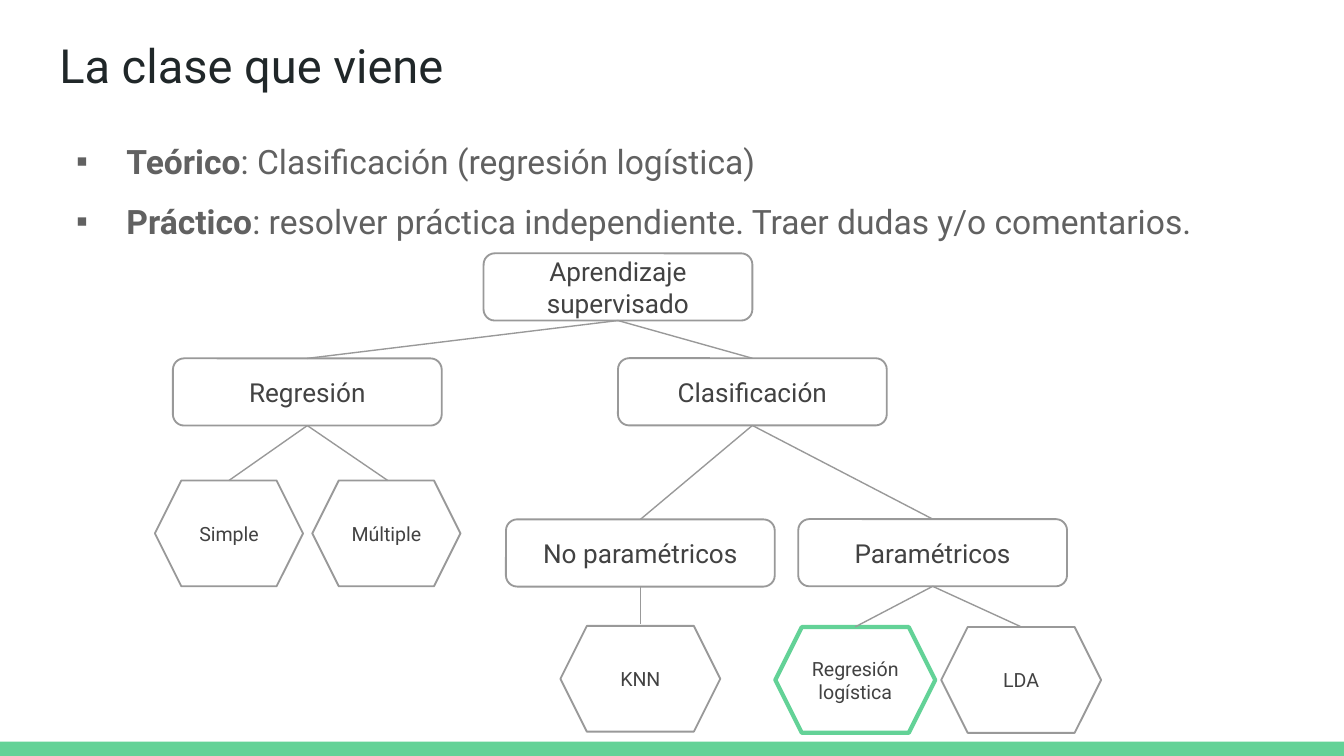
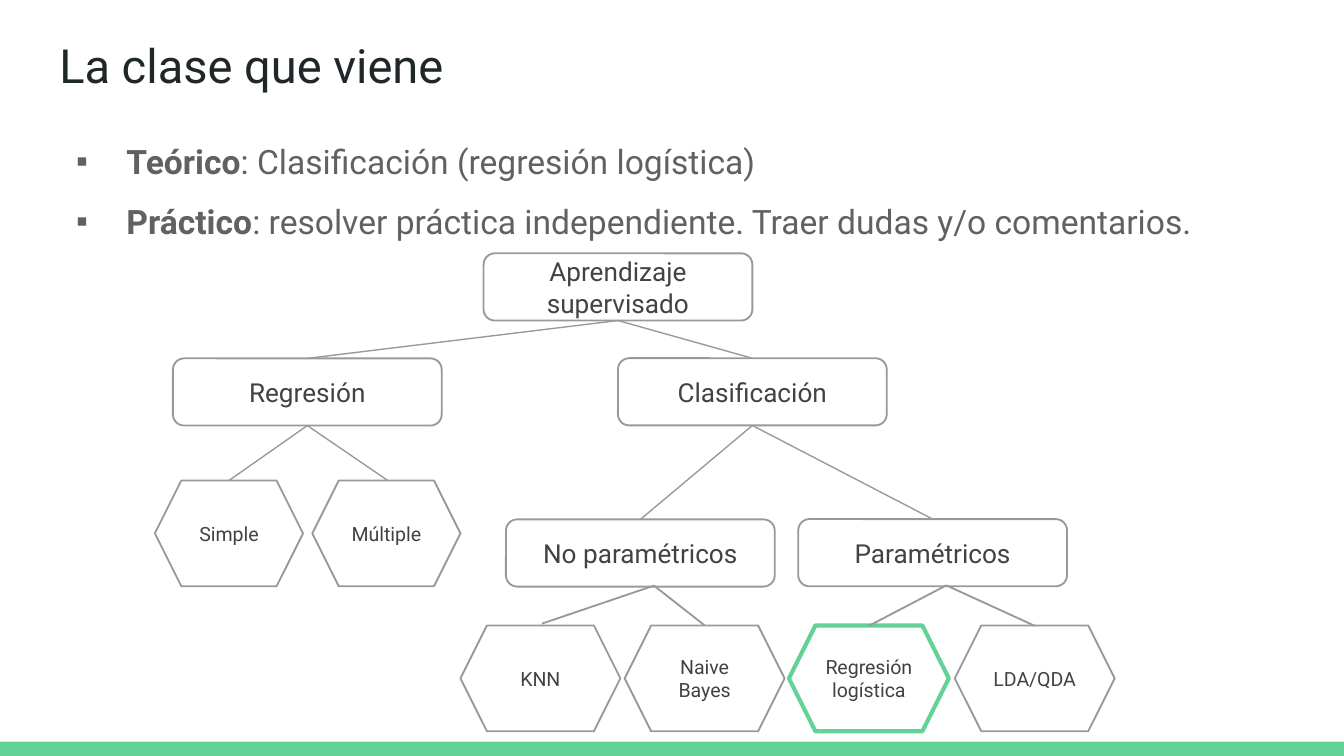
Before and after one commit to DCSCyHD/2023_modulo_3, a slide deck: slide 29 of clase3/teorica_3.pptx. Drawn at 1344x756 pixels with LibreOffice and Linux fonts; fonts in the diff are those of the drawing. Boxes give left, top, right and bottom in pixels: in the first picture for what was removed or moved away, otherwise in the second. Text is boxed around its words. In the diff, an @@ line names an element or a change of style, - is before the commit and + after.

```diff
--- a/clase3/teorica_3.pptx
+++ b/clase3/teorica_3.pptx
@@ line added from (655, 586) to (542, 624), #999999 1 pt @@
@@ line moved from (641, 586) - (641, 624) to (655, 586) - (704, 625) @@
@@ line (655, 586) - (704, 625): stroke #999999 0.75 pt to #999999 1 pt @@
@@ line moved from (933, 586) - (855, 626) to (946, 586) - (870, 626) @@
@@ line (946, 586) - (870, 626): stroke #999999 0.75 pt to #999999 1 pt @@
@@ line moved from (933, 586) - (1021, 626) to (946, 586) - (1035, 626) @@
@@ line (946, 586) - (1035, 626): stroke #999999 0.75 pt to #999999 1 pt @@
@@ hexagon "KNN": place and size @@
-hexagon "KNN" at box(560, 626, 720, 732)
+hexagon "KNN" at box(461, 625, 621, 731)
@@ hexagon added at box(625, 625, 785, 731), outline #999999 1 pt, 10.5 pt, text #424242 @@
+Naive Bayes
@@ hexagon "Regresión logística": place and size @@
-hexagon "Regresión logística" at box(775, 628, 935, 734)
+hexagon "Regresión logística" at box(789, 625, 949, 731)
@@ hexagon "LDA/QDA": place and size @@
-hexagon "LDA/QDA" at box(941, 628, 1101, 734)
+hexagon "LDA/QDA" at box(954, 625, 1114, 731)
@@ text in hexagon at box(993, 672, 1076, 688): text changed @@
-LDA
+LDA/QDA
```
Also in this commit, not shown: 1 other slide changed.
